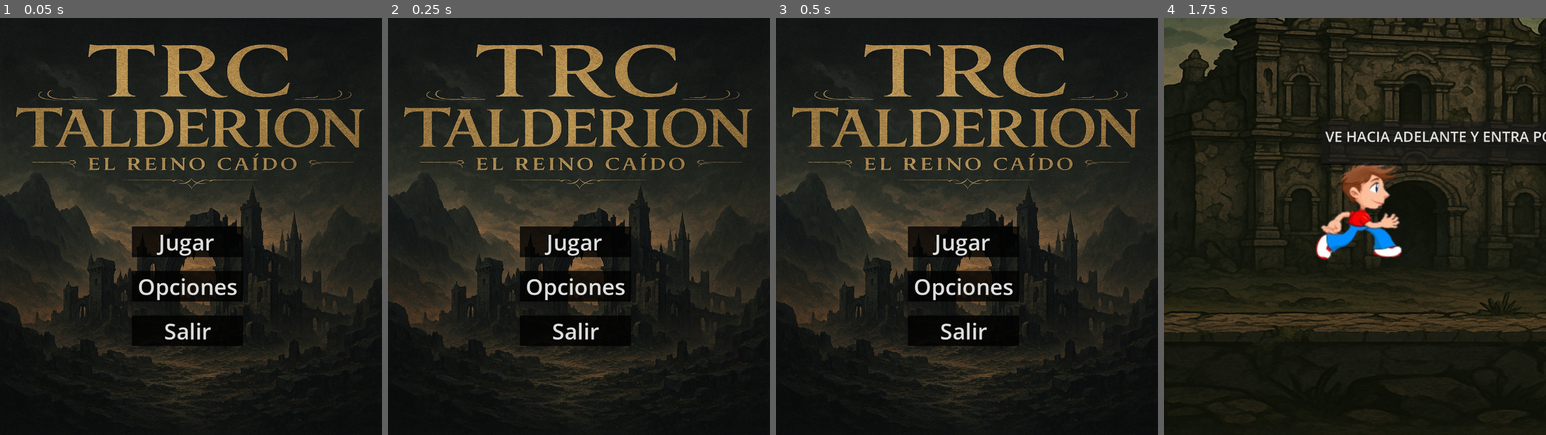
Above: before the commit, frames 1-4 (left to right).
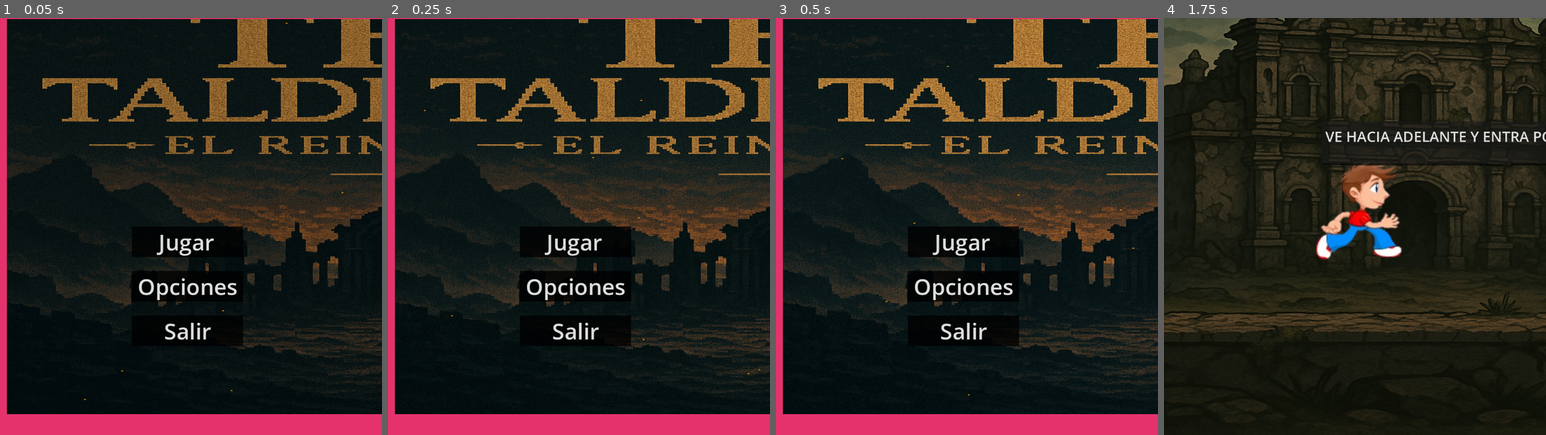
Above: after the commit, the same moments.

Repository: Carlos-Larin/pupuson
Game: Godot game, scene res://menu.tscn
The game is run twice, just before and just after one commit, with the same random seed, the same clock (stepped at 60 frames per second) and the same inputs. This scene is started directly instead of the project's main scene.
Inputs:
- Up to frame 1 (0.05 s): no input
- Up to frame 2 (0.25 s): no input
- Up to frame 3 (0.5 s): no input
- Up to frame 4 (1.75 s): click "Jugar" at 0.5 s; tap Enter (ui_accept) at 1.25, 1.52 s; hold Right (ui_right) from 1.28 s (still down)

The runs differ from the first frame. In frame 1, 38% of the frame differs, in the area x 0-100%, y 0-100%; in frame 2, 38%; in frame 3, 38%; in frame 4, nothing differs.

Commit message:
menuanimado

Diff:
--- /dev/null
+++ b/menu.tres
@@ -0,0 +1,56 @@
+[gd_resource type="SpriteFrames" load_steps=11 format=3 uid="uid://d4k7inx81jkws"]
+
+[ext_resource type="Texture2D" uid="uid://c2wgymole3wnq" path="res://sprites/mi_gif/frame_00_delay-0.15s.png" id="1_0sfbo"]
+[ext_resource type="Texture2D" uid="uid://cjqc0q81kkqo" path="res://sprites/mi_gif/frame_01_delay-0.15s.png" id="2_7qgva"]
+[ext_resource type="Texture2D" uid="uid://csiq4sqgocwi0" path="res://sprites/mi_gif/frame_02_delay-0.15s.png" id="3_aexct"]
+[ext_resource type="Texture2D" uid="uid://tj6ey2yfnsvj" path="res://sprites/mi_gif/frame_03_delay-0.15s.png" id="4_xf3ec"]
+[ext_resource type="Texture2D" uid="uid://blasgxijfgi8d" path="res://sprites/mi_gif/frame_04_delay-0.15s.png" id="5_fm30v"]
+[ext_resource type="Texture2D" uid="uid://ni7t3tm1oqed" path="res://sprites/mi_gif/frame_05_delay-0.15s.png" id="6_wug71"]
+[ext_resource type="Texture2D" uid="uid://c6qpl78igel5k" path="res://sprites/mi_gif/frame_06_delay-0.15s.png" id="7_sqdyl"]
+[ext_resource type="Texture2D" uid="uid://6imibjiuru3f" path="res://sprites/mi_gif/frame_07_delay-0.15s.png" id="8_lmqpl"]
+[ext_resource type="Texture2D" uid="uid://fggk6md50tft" path="res://sprites/mi_gif/frame_08_delay-0.15s.png" id="9_v2kng"]
+[ext_resource type="Texture2D" uid="uid://b1wxe5ukhn8fe" path="res://sprites/mi_gif/frame_09_delay-0.15s.png" id="10_87pm0"]
+
+[resource]
+resource_local_to_scene = true
+animations = [{
+"frames": [{
+"duration": 1.0,
+"texture": ExtResource("1_0sfbo")
+}, {
+"duration": 1.0,
+"texture": ExtResource("2_7qgva")
+}, {
+"duration": 1.0,
+"texture": ExtResource("3_aexct")
+}, {
+"duration": 1.0,
+"texture": ExtResource("4_xf3ec")
+}, {
+"duration": 1.0,
+"texture": ExtResource("5_fm30v")
+}, {
+"duration": 1.0,
+"texture": ExtResource("6_wug71")
+}, {
+"duration": 1.0,
+"texture": ExtResource("7_sqdyl")
+}, {
+"duration": 1.0,
+"texture": ExtResource("8_lmqpl")
+}, {
+"duration": 1.0,
+"texture": ExtResource("9_v2kng")
+}, {
+"duration": 1.0,
+"texture": ExtResource("10_87pm0")
+}],
+"loop": true,
+"name": &"default",
+"speed": 5.0
+}, {
+"frames": [],
+"loop": true,
+"name": &"new_animation",
+"speed": 5.0
+}]
--- a/menu.tscn
+++ b/menu.tscn
@@ -1,7 +1,8 @@
-[gd_scene load_steps=6 format=3 uid="uid://bxkjphpx1u3ew"]
+[gd_scene load_steps=7 format=3 uid="uid://bxkjphpx1u3ew"]
 
-[ext_resource type="Texture2D" uid="uid://2asd2qsum43y" path="res://imagenes/menu/menu.png" id="1_sav5o"]
 [ext_resource type="Script" path="res://scrips/menusc.gd" id="2_j2f2q"]
+[ext_resource type="Texture2D" uid="uid://c2wgymole3wnq" path="res://sprites/mi_gif/frame_00_delay-0.15s.png" id="2_rxmjt"]
+[ext_resource type="SpriteFrames" uid="uid://d4k7inx81jkws" path="res://menu.tres" id="3_hgjsy"]
 
 [sub_resource type="StyleBoxFlat" id="StyleBoxFlat_ddc5l"]
 bg_color = Color(0, 0, 0, 0.772549)
@@ -29,14 +30,22 @@
 grow_vertical = 2
 color = Color(0.896667, 0.198102, 0.429188, 1)
 
+[node name="AnimatedSprite2D" type="AnimatedSprite2D" parent="ColorRect"]
+position = Vector2(291, 143)
+scale = Vector2(0.558594, 0.277588)
+sprite_frames = ExtResource("3_hgjsy")
+autoplay = "default"
+frame_progress = 0.312877
+
 [node name="TextureRect" type="TextureRect" parent="ColorRect"]
+visible = false
 layout_mode = 1
 anchors_preset = 15
 anchor_right = 1.0
 anchor_bottom = 1.0
 grow_horizontal = 2
 grow_vertical = 2
-texture = ExtResource("1_sav5o")
+texture = ExtResource("2_rxmjt")
 expand_mode = 1
 
 [node name="VBoxContainer" type="VBoxContainer" parent="."]
Binary file added: el_reino_caido_animated.gif
Binary file added: imagenes/el_reino_caido_animated.gif
Binary file added: imagenes/menu/el_reino_caido_animated.gif
Binary file added: sprites/mi_gif/frame_00_delay-0.15s.png
Not shown, added: sprites/mi_gif/frame_00_delay-0.15s.png.import
Binary file added: sprites/mi_gif/frame_01_delay-0.15s.png
Not shown, added: sprites/mi_gif/frame_01_delay-0.15s.png.import
Binary file added: sprites/mi_gif/frame_02_delay-0.15s.png
Not shown, added: sprites/mi_gif/frame_02_delay-0.15s.png.import
Binary file added: sprites/mi_gif/frame_03_delay-0.15s.png
Not shown, added: sprites/mi_gif/frame_03_delay-0.15s.png.import
Binary file added: sprites/mi_gif/frame_04_delay-0.15s.png
(and 11 more such lines)
